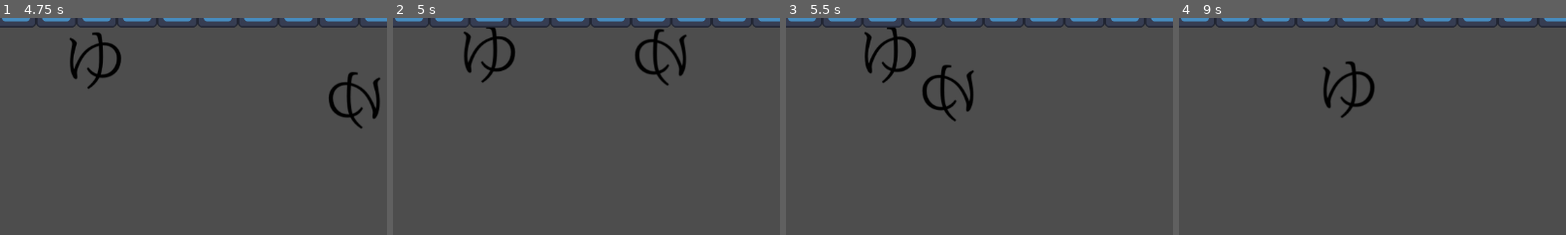
Above: before the commit, frames 1-4 (left to right).
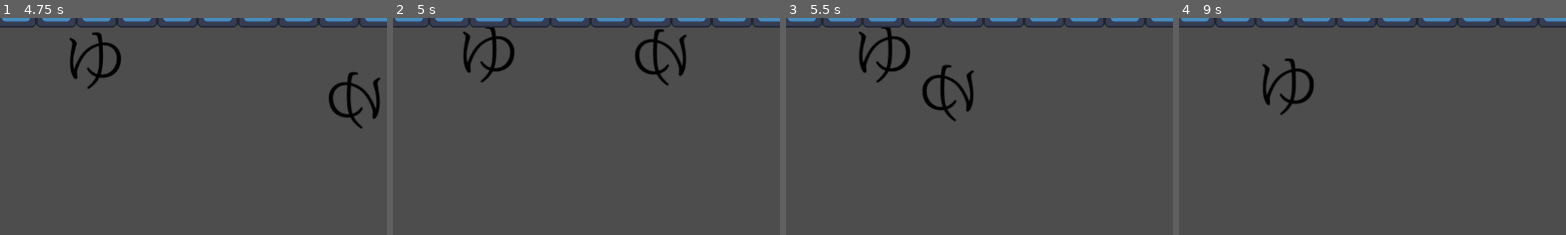
Above: after the commit, the same moments.

Repository: geometriccross/aquarium
Game: Godot game, scene res://tscn/main.tscn
The game is run twice, just before and just after one commit, with the same random seed, the same clock (stepped at 60 frames per second) and the same inputs. The engine's default icon, where the game draws it, is replaced by a stand-in: a white triangle on a blue panel in a dark square.
Inputs:
- Up to frame 1 (4.75 s): hold D 0.53-1.28 s; hold S 1.28-2.03 s; hold D 2.03-2.78 s; hold W 2.78-3.53 s; hold A from 3.53 s (still down)
- Up to frame 2 (5 s): keep holding A
- Up to frame 3 (5.5 s): release A at 5.03 s; hold S from 5.03 s (still down)
- Up to frame 4 (9 s): release S at 5.78 s; hold D 5.78-6.53 s; hold W 6.53-7.28 s; hold D 7.28-8.03 s; hold S 8.03-8.78 s; hold A from 8.78 s (still down)
The pictures show only the part of the screen within x 19-69%, y 2-52%; the shares and areas given below are measured in that part.

Frame 1 is identical in both runs. In frame 2, 0.4% of the frame differs, in the area x 18-32%, y 4-30%; in frame 3, 1.6%; in frame 4, 2.0%, in the area x 21-51%, y 18-46%.

Commit message:
areaと反対方向のベクトルを加えるように

Diff:
--- a/src/fish.gd
+++ b/src/fish.gd
@@ -56,7 +56,13 @@
 		)
 	)
 
-	return Vector2(ray_num.call(front), -ray_num.call(top) + ray_num.call(low))
+	var area_num = func(area): return int(area.hit_info()["entered_info"] != null)
+
+	#エリアにものを検知したら、その方向とは反対向きの値を加える
+	return Vector2(
+		ray_num.call(front) + -area_num.call(front),
+		-ray_num.call(top) + area_num.call(top) + ray_num.call(low) + -area_num.call(low)
+	)
 
 func behavior_choice(state: String, table: Dictionary) -> Array:
 	var p = randf_range(0.0, 1.0)
